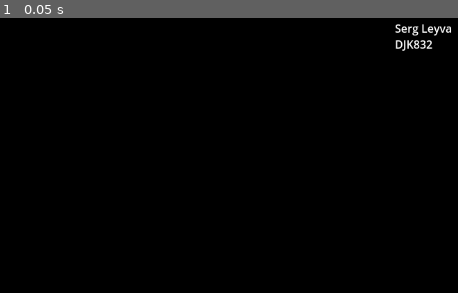
Above: before the commit, frame 1.
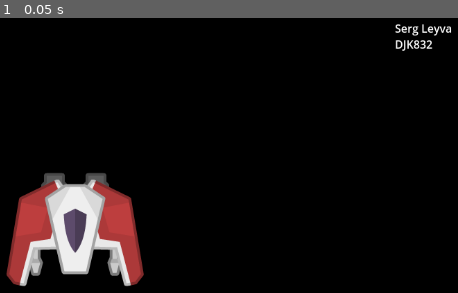
Above: after the commit, the same moment.

Repository: leyvaserg12/CMPT306-A2
Game: Godot game, scene res://main_scene.tscn
Two runs of this game, one before a commit and one after it. Both use one fixed random seed, a clock stepped at 60 frames per second and the inputs below.
Inputs:
- Up to frame 1 (0.05 s): no input

The runs differ from the first frame. In frame 1, 8.6% of the frame differs, in the area x 1-32%, y 56-98%.

Commit message:
fixed the canvas layer for rendering purposes. Added spaceship sprite onto the canvas

Diff:
--- /dev/null
+++ b/main_scene.gdshader
@@ -0,0 +1,15 @@
+shader_type canvas_item;
+
+void vertex() {
+	// Called for every vertex the material is visible on.
+}
+
+void fragment() {
+	// Called for every pixel the material is visible on.
+	COLOR = vec4(0.0f, 0.0f, 0.0f, 1.0f);
+}
+
+//void light() {
+	// Called for every pixel for every light affecting the CanvasItem.
+	// Uncomment to replace the default light processing function with this one.
+//}
--- a/main_scene.tscn
+++ b/main_scene.tscn
@@ -1,16 +1,27 @@
-[gd_scene format=3 uid="uid://c0fkmthj120pe"]
+[gd_scene load_steps=6 format=3 uid="uid://c0fkmthj120pe"]
+
+[ext_resource type="Script" path="res://spaceship.gd" id="1_3n0jl"]
+[ext_resource type="Shader" path="res://main_scene.gdshader" id="1_8owv2"]
+[ext_resource type="Texture2D" uid="uid://dagt2brv1a5tc" path="res://spaceship.png" id="1_sa4rn"]
+
+[sub_resource type="ShaderMaterial" id="ShaderMaterial_s1du8"]
+shader = ExtResource("1_8owv2")
+
+[sub_resource type="RectangleShape2D" id="RectangleShape2D_khvd2"]
+size = Vector2(207, 160)
 
 [node name="Main Scene" type="Node2D"]
 
 [node name="CanvasLayer" type="CanvasLayer" parent="."]
+layer = -1
 
 [node name="ColorRect" type="ColorRect" parent="CanvasLayer"]
+material = SubResource("ShaderMaterial_s1du8")
 anchors_preset = 15
 anchor_right = 1.0
 anchor_bottom = 1.0
 grow_horizontal = 2
 grow_vertical = 2
-color = Color(0, 0, 0, 1)
 
 [node name="Name_ NSID" type="RichTextLabel" parent="CanvasLayer"]
 anchors_preset = 1
@@ -23,5 +34,17 @@
 text = "Serg Leyva
 DJK832"
 
+[node name="Spaceship" type="Node2D" parent="."]
+script = ExtResource("1_3n0jl")
+
+[node name="SpaceShipSprite" type="Sprite2D" parent="Spaceship"]
+texture = ExtResource("1_sa4rn")
+
+[node name="Area2D" type="Area2D" parent="Spaceship/SpaceShipSprite"]
+
+[node name="CollisionShape2D" type="CollisionShape2D" parent="Spaceship/SpaceShipSprite/Area2D"]
+position = Vector2(4.5, 4)
+shape = SubResource("RectangleShape2D_khvd2")
+
 [node name="Camera2D" type="Camera2D" parent="."]
 position = Vector2(-1, 0)
--- /dev/null
+++ b/spaceship.gd
@@ -0,0 +1,17 @@
+extends Node2D
+class_name Spaceship
+
+# Called when the node enters the scene tree for the first time.
+func _ready() -> void:
+	$SpaceShipSprite/Area2D.body_entered.connect(_on_body_entered)
+
+func _on_body_entered(body:Node2D) -> void:
+	print(body)
+	get_tree().change_scene_to_file("res://main_scene.tscn")
+
+# Called every frame. 'delta' is the elapsed time since the previous frame.
+func _process(delta: float) -> void:
+	pass
+
+func _physics_process(delta: float) -> void:
+	pass
Binary file added: spaceship.png
Not shown, added: spaceship.png.import
